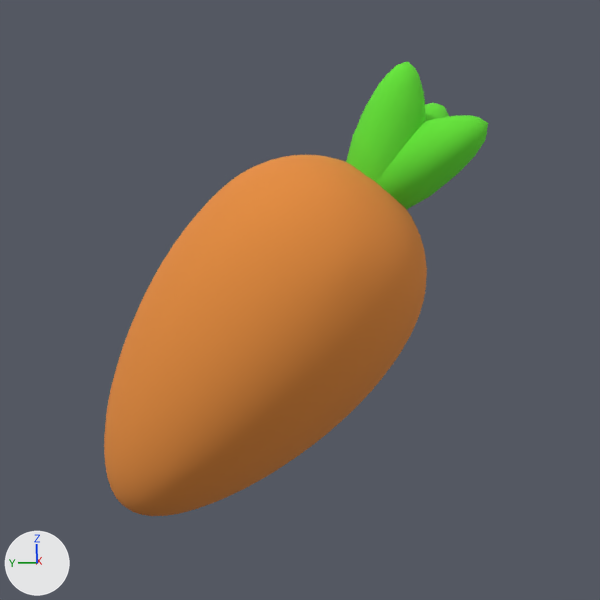
An edit to the Blender file Blender Objects/ui/plant_images/blender_files/carrot.blend, drawn before and after from the same camera.
Camera for both pictures: the file's camera 'Camera'. Every picture has the same lights, and +X, +Y and +Z are marked at lower left. The same objects are shown in both versions, whatever each file hides.

The first picture shows 'carrot', 'leafs'.
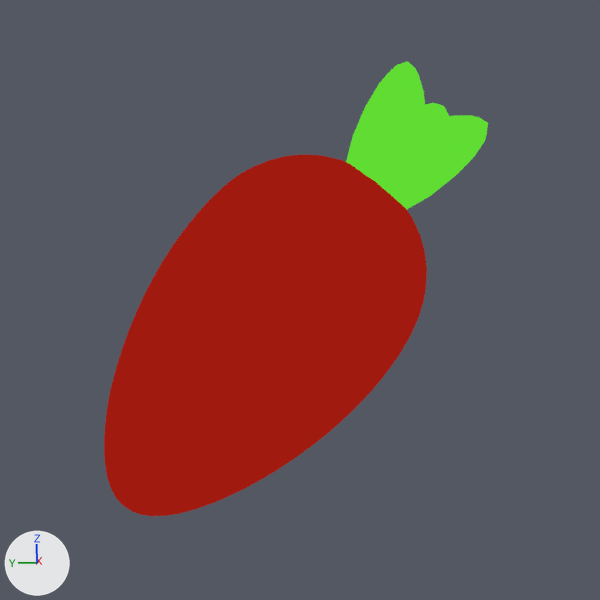
Scene script edits in JSON lines:
```json
{"op": "remove", "block": "mat_carrot_orange", "code": "n0 = _N.new('ShaderNodeBsdfPrincipled'); n0.name = 'Principled BSDF'"}
{"op": "remove", "block": "mat_carrot_orange", "code": "n0.inputs[0].default_value = (0.799, 0.27, 0.0467, 1.0)  # 'Base Color', orange #e78e3d"}
{"op": "remove", "block": "mat_carrot_orange", "code": "n0.inputs[2].default_value = 1.0  # 'Roughness'"}
{"block": "mat_carrot_orange", "where": "n1 = _N.new('ShaderNodeOutputMaterial'); n1.name = 'Material Output'"}
{"op": "remove", "block": "mat_carrot_orange", "code": "_L.new(n0.outputs[0], n1.inputs[0])  # 'BSDF' to 'Surface'"}
{"op": "add", "block": "mat_carrot_orange", "code": "n2 = _N.new('ShaderNodeValToRGB'); n2.name = 'Color Ramp'"}
{"op": "add", "block": "mat_carrot_orange", "code": "while len(n2.color_ramp.elements) > 1: n2.color_ramp.elements.remove(n2.color_ramp.elements[-1])"}
{"op": "add", "block": "mat_carrot_orange", "code": "n2.color_ramp.elements[0].position = 0.0; n2.color_ramp.elements[0].color = (0.407, 0.0306, 0.0161, 1.0)"}
{"op": "add", "block": "mat_carrot_orange", "code": "_e = n2.color_ramp.elements.new(1.0); _e.color = (0.334, 0.00185, 0.0, 1.0)"}
{"op": "add", "block": "mat_carrot_orange", "code": "n2.inputs[0].default_value = 0.7  # 'Factor'"}
{"op": "add", "block": "mat_carrot_orange", "code": "_L.new(n2.outputs[0], n1.inputs[0])  # 'Color' to 'Surface'"}
{"op": "remove", "block": "mat_leafy_green", "code": "n0 = _N.new('ShaderNodeBsdfPrincipled'); n0.name = 'Principled BSDF'"}
{"op": "remove", "block": "mat_leafy_green", "code": "n0.inputs[0].default_value = (0.13, 0.799, 0.0356, 1.0)  # 'Base Color', green #65e735"}
{"op": "remove", "block": "mat_leafy_green", "code": "n0.inputs[2].default_value = 1.0  # 'Roughness'"}
{"op": "remove", "block": "mat_leafy_green", "code": "n1 = _N.new('ShaderNodeOutputMaterial'); n1.name = 'Material Output'"}
{"op": "remove", "block": "mat_leafy_green", "code": "_L.new(n0.outputs[0], n1.inputs[0])  # 'BSDF' to 'Surface'"}
{"op": "add", "block": "mat_leafy_green", "code": "n2 = _N.new('ShaderNodeOutputMaterial'); n2.name = 'Material Output.001'"}
{"op": "add", "block": "mat_leafy_green", "code": "n3 = _N.new('ShaderNodeValToRGB'); n3.name = 'Color Ramp'"}
{"op": "add", "block": "mat_leafy_green", "code": "while len(n3.color_ramp.elements) > 1: n3.color_ramp.elements.remove(n3.color_ramp.elements[-1])"}
{"op": "add", "block": "mat_leafy_green", "code": "n3.color_ramp.elements[0].position = 0.0; n3.color_ramp.elements[0].color = (0.089, 0.53, 0.0254, 1.0)"}
{"op": "add", "block": "mat_leafy_green", "code": "_e = n3.color_ramp.elements.new(1.0); _e.color = (0.13, 0.799, 0.0356, 1.0)"}
{"op": "add", "block": "mat_leafy_green", "code": "n3.inputs[0].default_value = 0.7  # 'Factor'"}
{"op": "add", "block": "mat_leafy_green", "code": "_L.new(n3.outputs[0], n2.inputs[0])  # 'Color' to 'Surface'"}
```

Boxes [x1, y1, x2, y2] around the edits, measured in the pictures (600 x 600 px):
```json
{"object": "carrot", "change": "recoloured", "before": [104, 155, 427, 516], "after": [104, 155, 427, 516]}
{"object": "leafs", "change": "recoloured", "before": [346, 61, 488, 209], "after": [346, 61, 488, 209]}
```
